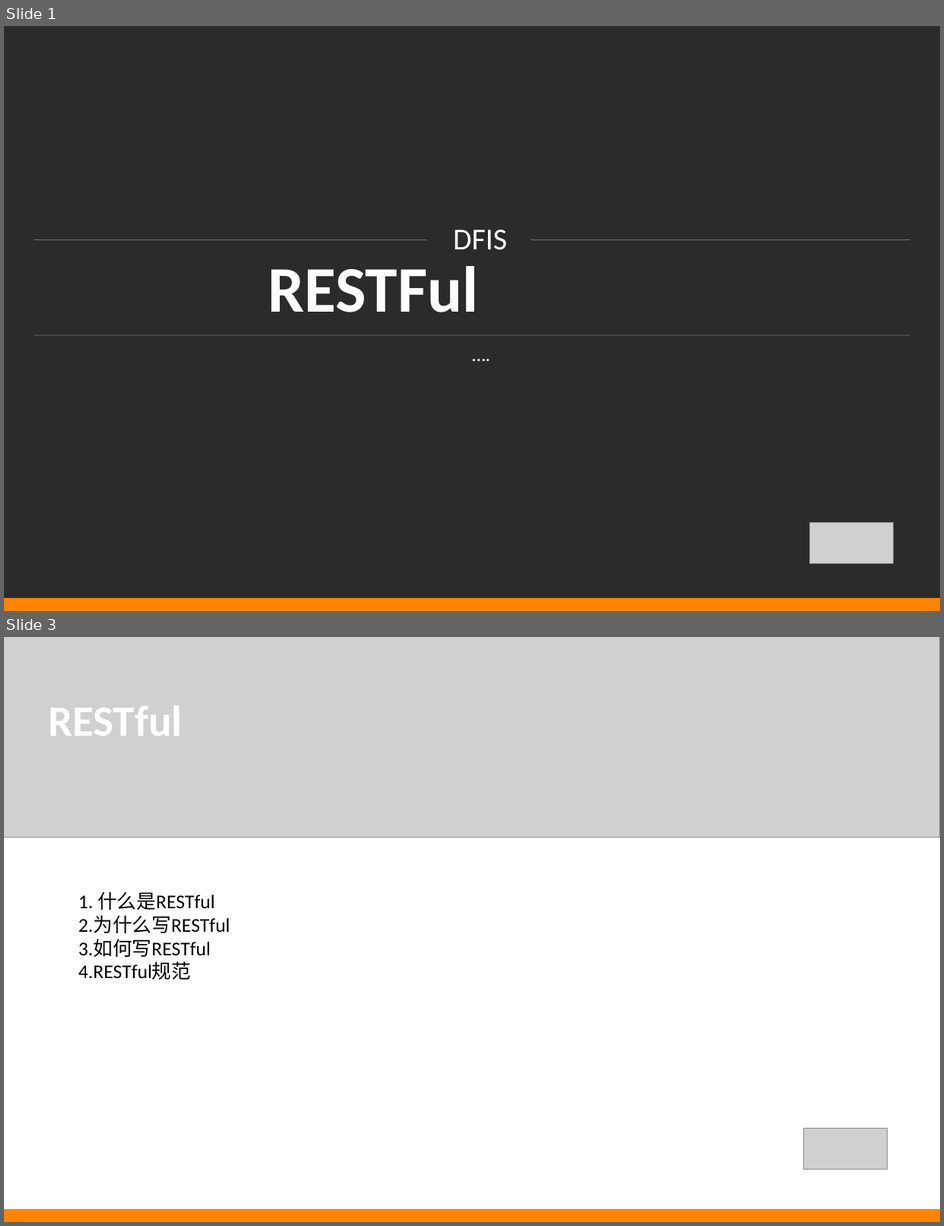
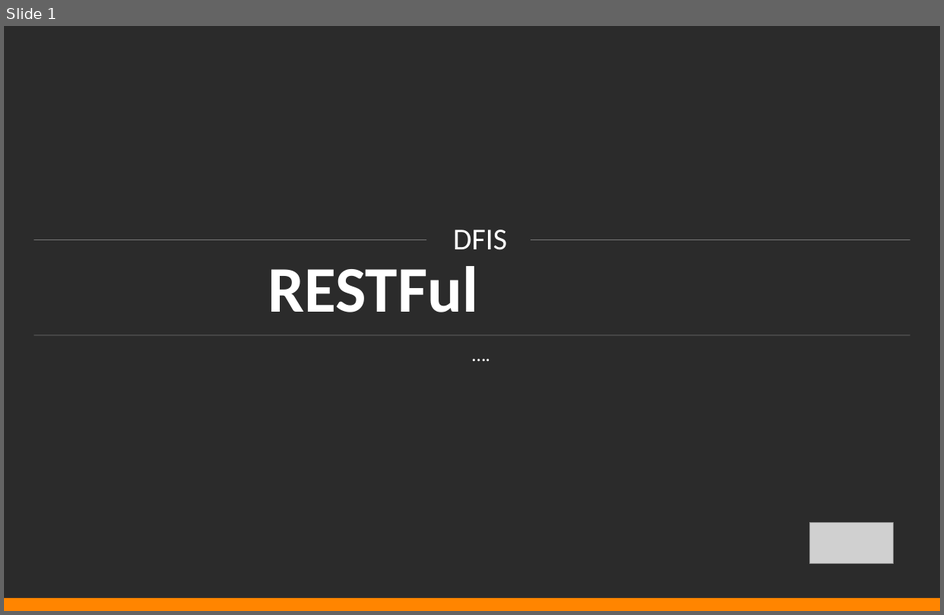
Before and after one commit to by46/mnemosyne, a slide deck: ppt/restful.ppt. Shown one above the other, each under a label of ours: slides 1 and 3 before the commit, slide 1 after it; the slides between them are not shown. The pictures are 944x1226 and 944x615 pixels, drawn with LibreOffice and Linux fonts; fonts in the diff are those of the drawing; grey boxes stand for pictures; background and template pictures are left out; a plain dark background stands for a picture behind light text. Boxes give left, top, right and bottom in pixels: in the first picture for what was removed or moved away, otherwise in the second. Text is boxed around its words. In the diff, an @@ line names an element or a change of style, - is before the commit and + after.

```diff
--- a/ppt/restful.ppt
+++ b/ppt/restful.ppt
@@ slide 3 removed at (4,637,940,1222), background #FFFFFF @@
@@ picture removed at (4,637,940,838) @@
@@ text removed at (48,705,183,736) @@
-RESTful
@@ text removed at (78,892,230,980) @@
-1. 什么是RESTful
-2.为什么写RESTful
-3.如何写RESTful
-4.RESTful规范
@@ picture removed at (804,1129,887,1170) @@
@@ rectangle removed at (4,1209,940,1222) @@
```
Also in this commit, not shown: 1 slide changed, 5 slides added, 2 other slides removed.
